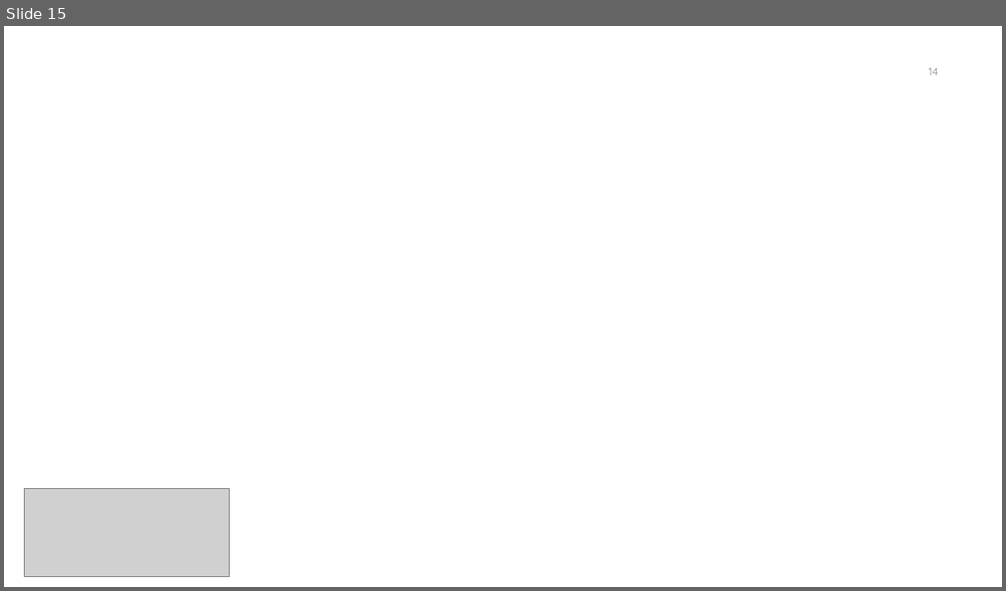
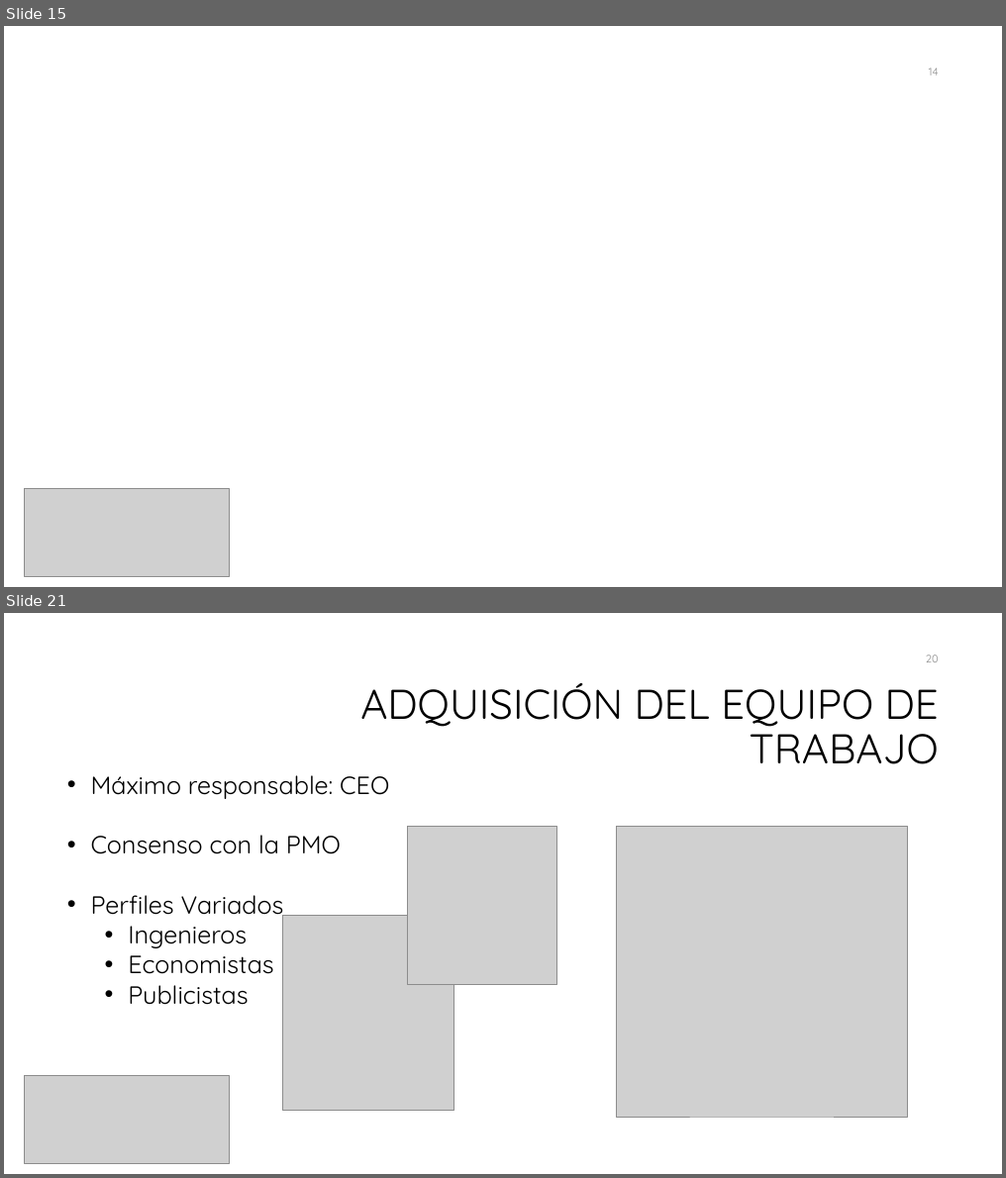
Before and after one commit to galledohm/Gestion_Proyectos, a slide deck: Documentos_generados/3. Gestion de Calidad y RRHH/Presentación3.pptx. Shown one above the other, each under a label of ours: slide 15 before the commit, slides 15 and 21 after it; the slides between them are not shown. The pictures are 1006x591 and 1006x1178 pixels, drawn with LibreOffice and Linux fonts; fonts in the diff are those of the drawing; grey boxes stand for pictures; background and template pictures are left out. Boxes give left, top, right and bottom in pixels: in the first picture for what was removed or moved away, otherwise in the second. Text is boxed around its words. In the diff, an @@ line names an element or a change of style, - is before the commit and + after.

```diff
--- a/Documentos_generados/3. Gestion de Calidad y RRHH/Presentación3.pptx
+++ b/Documentos_generados/3. Gestion de Calidad y RRHH/Presentación3.pptx
@@ slide 21 added at (4, 613, 1002, 1174), background #FFFFFF @@
@@ page number added at (926, 655, 939, 663), 10.5 pt, text #8C8C8C @@
+20
@@ title added at (360, 683, 939, 764), 40 pt, text #000000 @@
+ADQUISICIÓN DEL EQUIPO DE TRABAJO
@@ text added at (91, 775, 389, 1005), 24 pt, text #000000 @@
+• Máximo responsable: CEO
+• Consenso con la PMO
+• Perfiles Variados
+  • Ingenieros
+  • Economistas
+  • Publicistas
@@ picture added at (408, 827, 557, 985) @@
@@ picture added at (617, 827, 908, 1117) @@
@@ picture added at (282, 916, 453, 1111) @@
@@ picture added at (24, 1076, 230, 1164) @@
```
Also in this commit, not shown: 1 slide changed, 10 other slides added, 1 other file.
